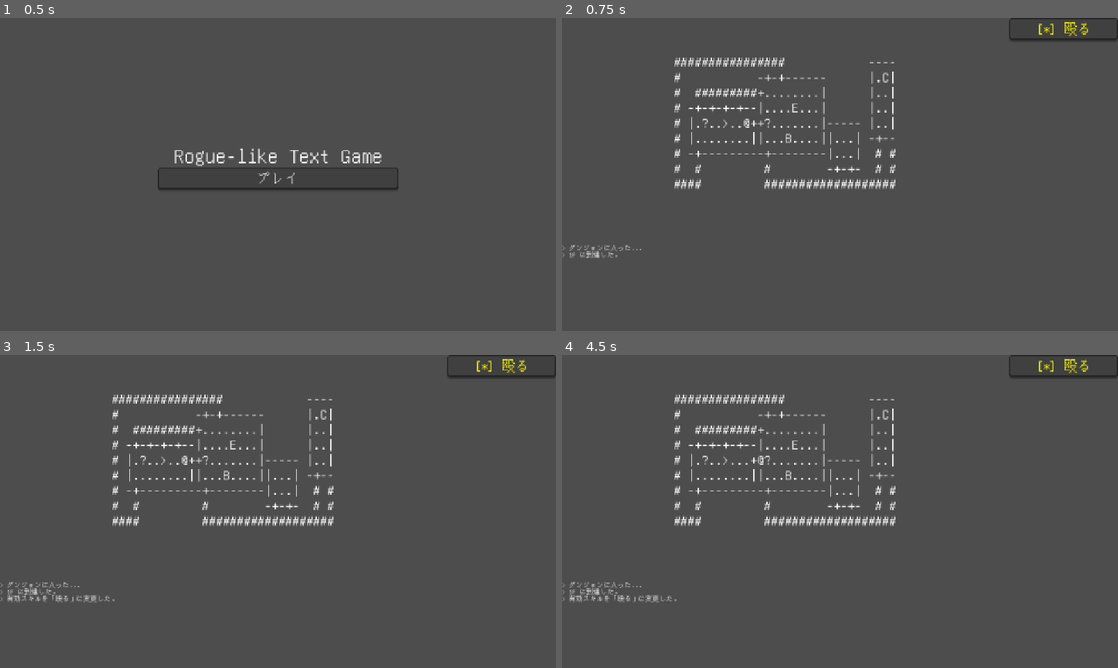
Above: before the commit, frames 1-4 (two rows, left to right).
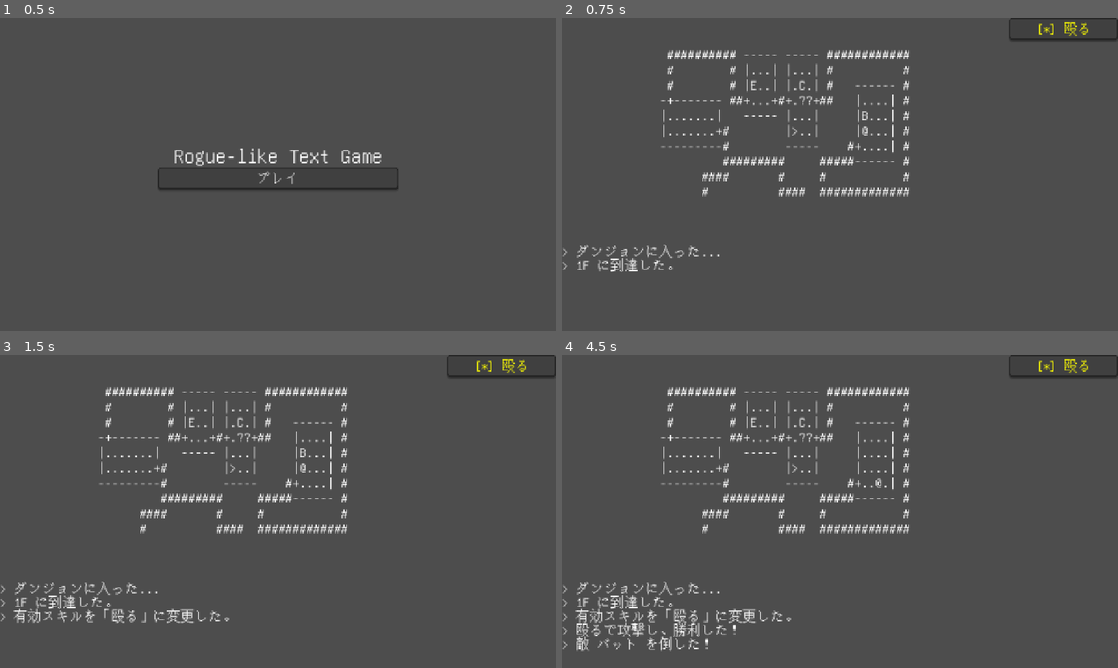
Above: after the commit, the same moments.

Repository: horaguchi/kumopaku
Game: Godot game, scene res://title.tscn
Same seed, same stepped clock (60 frames per second), same inputs: the game is played once before the commit and once after it.
Inputs:
- Up to frame 1 (0.5 s): no input
- Up to frame 2 (0.75 s): click "プレイ" at 0.5 s
- Up to frame 3 (1.5 s): click "[*] 殴る" at 1.25 s
- Up to frame 4 (4.5 s): tap Enter at 2, 3.5 s; hold Right 2.03-2.78 s; tap Space at 2.75, 4.25 s; hold Down 2.78-3.53 s; hold Right 3.53-4.28 s; hold Up from 4.28 s (still down)

Frame 1 is identical in both runs. In frame 2, 5.0% of the frame differs, in the area x 0-63%, y 10-82%; in frame 3, 5.7%; in frame 4, 6.4%, in the area x 0-63%, y 10-95%.

Commit message:
モンスター名をつけて修正

Diff:
--- a/dungeon_generator.gd
+++ b/dungeon_generator.gd
@@ -1,32 +1,44 @@
 class_name DungeonGenerator
 extends RefCounted
 
-const WIDTH = 32
-const HEIGHT = 9
-
 static func generate(floor_num: int) -> Dictionary:
-	var map := []
-	for i in range(HEIGHT):
-		var line := []
-		for j in range(WIDTH):
-			line.append(" ")
-		map.append(line)
+	var result = {}
+	while result.is_empty():
+		result = _try_generate(floor_num)
+	return result
+
+static func _try_generate(floor_num: int) -> Dictionary:
+	# 階層に応じたパラメータ設定
+	# 階が進むにつれ、マップサイズ、部屋数、部屋のサイズが増加していく
+	var width = 36 + (floor_num - 1) * 6
+	var height = 10 + (floor_num - 1)
 
 	var straightness := 0.75
 	var sparseness := 0.90
 	var add_loops := 0.50
-	var room_count := 5
+
+	var room_count = 4 + (floor_num - 1)
 	var room_width_min := 4
-	var room_width_max := 10
+	var room_width_max := 9
 	var room_height_min := 3
-	var room_height_max := 8
-
-	_maze(map, WIDTH, HEIGHT, straightness, sparseness, add_loops)
-	_put_rooms(map, WIDTH, HEIGHT, room_count, [room_width_min, room_width_max], [room_height_min, room_height_max])
+	var room_height_max := 7
+
+	var map := []
+	for i in range(height):
+		var line := []
+		for j in range(width):
+			line.append(" ")
+		map.append(line)
+
+	_maze(map, width, height, straightness, sparseness, add_loops)
+	_put_rooms(map, width, height, room_count, [room_width_min, room_width_max], [room_height_min, room_height_max])
+
+	if not _is_fully_connected(map, width, height):
+		return {}
 
 	var carved_cells := []
-	for y in range(HEIGHT):
-		for x in range(WIDTH):
+	for y in range(height):
+		for x in range(width):
 			var c = map[y][x]
 			if c == ".":
 				# アイテムやエンティティを配置可能な場所（床のみ）
@@ -348,3 +360,39 @@
 		wei[y][x - 1] += 8 * sign_val
 	if x != 0 and y != 0:
 		wei[y - 1][x - 1] += 16 * sign_val
+
+static func _is_fully_connected(map: Array, width: int, height: int) -> bool:
+	var walkable_count = 0
+	var start_pos := Vector2(-1, -1)
+
+	for y in range(height):
+		for x in range(width):
+			var c = map[y][x]
+			if c == "." or c == "#" or c == "+":
+				walkable_count += 1
+				if start_pos.x == -1:
+					start_pos = Vector2(x, y)
+
+	if walkable_count == 0:
+		return true
+
+	var visited := {}
+	var queue := [start_pos]
+	visited[start_pos] = true
+	var connected_count = 0
+
+	while queue.size() > 0:
+		var curr = queue.pop_front()
+		connected_count += 1
+
+		var dirs = [Vector2.UP, Vector2.DOWN, Vector2.LEFT, Vector2.RIGHT]
+		for d in dirs:
+			var nx = int(curr.x + d.x)
+			var ny = int(curr.y + d.y)
+			if nx >= 0 and nx < width and ny >= 0 and ny < height:
+				var c = map[ny][nx]
+				if (c == "." or c == "#" or c == "+") and not visited.has(Vector2(nx, ny)):
+					visited[Vector2(nx, ny)] = true
+					queue.append(Vector2(nx, ny))
+
+	return connected_count == walkable_count
--- a/enemy_data.gd
+++ b/enemy_data.gd
@@ -2,30 +2,30 @@
 extends RefCounted
 
 const ENEMIES = {
-    "A": { "level": 1, "min_floor": 1, "max_floor": 2, "agro_range": 3, "skill": "噛みつき" },
-    "B": { "level": 1, "min_floor": 1, "max_floor": 2, "agro_range": 3, "skill": "噛みつき" },
-    "C": { "level": 1, "min_floor": 1, "max_floor": 2, "agro_range": 3, "skill": "体当たり" },
-    "D": { "level": 1, "min_floor": 1, "max_floor": 2, "agro_range": 3, "skill": "ひっかき" },
-    "E": { "level": 1, "min_floor": 1, "max_floor": 2, "agro_range": 3, "skill": "ひっかき" },
-    "F": { "level": 2, "min_floor": 2, "max_floor": 3, "agro_range": 4, "skill": "ひっかき" },
-    "G": { "level": 2, "min_floor": 2, "max_floor": 3, "agro_range": 4, "skill": "噛みつき" },
-    "H": { "level": 2, "min_floor": 2, "max_floor": 3, "agro_range": 4, "skill": "毒液" },
-    "I": { "level": 2, "min_floor": 2, "max_floor": 3, "agro_range": 4, "skill": "噛みつき" },
-    "J": { "level": 2, "min_floor": 2, "max_floor": 3, "agro_range": 4, "skill": "毒液" },
-    "K": { "level": 3, "min_floor": 3, "max_floor": 4, "agro_range": 5, "skill": "飛びかかり" },
-    "L": { "level": 3, "min_floor": 3, "max_floor": 4, "agro_range": 5, "skill": "噛みつき" },
-    "M": { "level": 3, "min_floor": 3, "max_floor": 4, "agro_range": 5, "skill": "噛みつき" },
-    "N": { "level": 3, "min_floor": 3, "max_floor": 4, "agro_range": 5, "skill": "噛みつき" },
-    "O": { "level": 3, "min_floor": 3, "max_floor": 4, "agro_range": 5, "skill": "ひっかき" },
-    "P": { "level": 4, "min_floor": 4, "max_floor": 5, "agro_range": 6, "skill": "ひっかき" },
-    "Q": { "level": 4, "min_floor": 4, "max_floor": 5, "agro_range": 6, "skill": "毒液" },
-    "R": { "level": 4, "min_floor": 4, "max_floor": 5, "agro_range": 6, "skill": "毒液" },
-    "S": { "level": 4, "min_floor": 4, "max_floor": 5, "agro_range": 6, "skill": "噛みつき" },
-    "T": { "level": 4, "min_floor": 4, "max_floor": 5, "agro_range": 6, "skill": "毒液" },
-    "U": { "level": 5, "min_floor": 5, "max_floor": 5, "agro_range": 7, "skill": "ひっかき" },
-    "V": { "level": 5, "min_floor": 5, "max_floor": 5, "agro_range": 7, "skill": "毒液" },
-    "W": { "level": 5, "min_floor": 5, "max_floor": 5, "agro_range": 7, "skill": "飛びかかり" },
-    "X": { "level": 5, "min_floor": 5, "max_floor": 5, "agro_range": 7, "skill": "ひっかき" },
-    "Y": { "level": 5, "min_floor": 5, "max_floor": 5, "agro_range": 7, "skill": "飛びかかり" },
-    "Z": { "level": 5, "min_floor": 5, "max_floor": 5, "agro_range": 7, "skill": "毒液" },
+    "A": {"name": "アント", "level": 1, "min_floor": 1, "max_floor": 2, "agro_range": 3, "skill": "噛みつき"},
+    "B": {"name": "バット", "level": 1, "min_floor": 1, "max_floor": 2, "agro_range": 3, "skill": "噛みつき"},
+    "C": {"name": "コブラ", "level": 1, "min_floor": 1, "max_floor": 2, "agro_range": 3, "skill": "体当たり"},
+    "D": {"name": "ドラゴン", "level": 1, "min_floor": 1, "max_floor": 2, "agro_range": 3, "skill": "ひっかき"},
+    "E": {"name": "エント", "level": 1, "min_floor": 1, "max_floor": 2, "agro_range": 3, "skill": "ひっかき"},
+    "F": {"name": "フライ", "level": 2, "min_floor": 2, "max_floor": 3, "agro_range": 4, "skill": "ひっかき"},
+    "G": {"name": "ゴブリン", "level": 2, "min_floor": 2, "max_floor": 3, "agro_range": 4, "skill": "噛みつき"},
+    "H": {"name": "ハーピー", "level": 2, "min_floor": 2, "max_floor": 3, "agro_range": 4, "skill": "毒液"},
+    "I": {"name": "インプ", "level": 2, "min_floor": 2, "max_floor": 3, "agro_range": 4, "skill": "噛みつき"},
+    "J": {"name": "ジェリー", "level": 2, "min_floor": 2, "max_floor": 3, "agro_range": 4, "skill": "毒液"},
+    "K": {"name": "コボルド", "level": 3, "min_floor": 3, "max_floor": 4, "agro_range": 5, "skill": "飛びかかり"},
+    "L": {"name": "リザード", "level": 3, "min_floor": 3, "max_floor": 4, "agro_range": 5, "skill": "噛みつき"},
+    "M": {"name": "マミー", "level": 3, "min_floor": 3, "max_floor": 4, "agro_range": 5, "skill": "噛みつき"},
+    "N": {"name": "ナーガ", "level": 3, "min_floor": 3, "max_floor": 4, "agro_range": 5, "skill": "噛みつき"},
+    "O": {"name": "オーク", "level": 3, "min_floor": 3, "max_floor": 4, "agro_range": 5, "skill": "ひっかき"},
+    "P": {"name": "ピクシー", "level": 4, "min_floor": 4, "max_floor": 5, "agro_range": 6, "skill": "ひっかき"},
+    "Q": {"name": "クアール", "level": 4, "min_floor": 4, "max_floor": 5, "agro_range": 6, "skill": "毒液"},
+    "R": {"name": "ラット", "level": 4, "min_floor": 4, "max_floor": 5, "agro_range": 6, "skill": "毒液"},
+    "S": {"name": "スライム", "level": 4, "min_floor": 4, "max_floor": 5, "agro_range": 6, "skill": "噛みつき"},
+    "T": {"name": "トロル", "level": 4, "min_floor": 4, "max_floor": 5, "agro_range": 6, "skill": "毒液"},
+    "U": {"name": "アンデッド", "level": 5, "min_floor": 5, "max_floor": 5, "agro_range": 7, "skill": "ひっかき"},
+    "V": {"name": "ヴァンパイア", "level": 5, "min_floor": 5, "max_floor": 5, "agro_range": 7, "skill": "毒液"},
+    "W": {"name": "ウルフ", "level": 5, "min_floor": 5, "max_floor": 5, "agro_range": 7, "skill": "飛びかかり"},
+    "X": {"name": "ザルティス", "level": 5, "min_floor": 5, "max_floor": 5, "agro_range": 7, "skill": "ひっかき"},
+    "Y": {"name": "イエティ", "level": 5, "min_floor": 5, "max_floor": 5, "agro_range": 7, "skill": "飛びかかり"},
+    "Z": {"name": "ゾンビ", "level": 5, "min_floor": 5, "max_floor": 5, "agro_range": 7, "skill": "毒液"},
 }
--- a/main.gd
+++ b/main.gd
@@ -82,9 +82,11 @@
 	grid[player_pos.y][player_pos.x] = "@"
 
 	var map_str = ""
-	for y in range(DungeonGeneratorData.HEIGHT):
+	var max_y = grid.size()
+	var max_x = grid[0].size()
+	for y in range(max_y):
 		var row_str = ""
-		for x in range(DungeonGeneratorData.WIDTH):
+		for x in range(max_x):
 			row_str += str(grid[y][x])
 		map_str += row_str + "\n"
 
@@ -106,6 +108,10 @@
 		skill_buttons[3].visible = true
 		skill_buttons[3].text = "[NEW] " + temp_new_skill
 		skill_buttons[3].add_theme_color_override("font_color", Color.GREEN)
+	elif not map_data.is_empty() and map_data.has("stairs_pos") and player_pos == map_data.stairs_pos:
+		skill_buttons[3].visible = true
+		skill_buttons[3].text = "下に降りる"
+		skill_buttons[3].add_theme_color_override("font_color", Color.CYAN)
 
 func _on_skill_button_pressed(idx: int):
 	# ボタンのフォーカスを外さないとキー入力が吸われる
@@ -125,6 +131,16 @@
 			temp_new_skill = ""
 			_update_ui()
 			_process_enemies_turn()
+	elif player_pos == map_data.stairs_pos and idx == 3:
+		# 階段の上にいて「下に降りる」を押した
+		if current_floor == 5:
+			_log_message("全てのフロアを制覇した！ゲームクリア！！")
+			map_data.clear()
+			_update_ui()
+			_game_over()
+		else:
+			current_floor += 1
+			_load_floor()
 	else:
 		if idx < player_skills.size():
 			active_skill_index = idx
@@ -147,7 +163,11 @@
 func _move(dir: Vector2):
 	var next_pos = player_pos + dir
 
-	if next_pos.x < 0 or next_pos.x >= DungeonGeneratorData.WIDTH or next_pos.y < 0 or next_pos.y >= DungeonGeneratorData.HEIGHT:
+	if map_data.is_empty() or not map_data.has("grid"): return
+	var max_y = map_data.grid.size()
+	var max_x = map_data.grid[0].size()
+
+	if next_pos.x < 0 or next_pos.x >= max_x or next_pos.y < 0 or next_pos.y >= max_y:
 		return
 
 	var c = map_data.grid[next_pos.y][next_pos.x]
@@ -187,16 +207,8 @@
 			return
 
 	if player_pos == map_data.stairs_pos:
-		if current_floor == 5:
-			_log_message("全てのフロアを制覇した！ゲームクリア！！")
-			map_data.clear()
-			_update_ui()
-			_game_over()
-			return
-		else:
-			current_floor += 1
-			_load_floor()
-			return
+		_log_message("階段を見つけた。スキルエリアの「下に降りる」を押せば次の階に行ける。")
+		_update_ui() # スキルボタンを表示するためにUIを更新
 
 	_process_enemies_turn()
 
@@ -216,15 +228,18 @@
 			var dy = sign(player_pos.y - enemy.pos.y)
 			var n_pos = enemy.pos
 
+			var max_y = map_data.grid.size()
+			var max_x = map_data.grid[0].size()
+
 			if dx != 0:
 				var nx = enemy.pos.x + dx
-				if nx >= 0 and nx < DungeonGeneratorData.WIDTH:
+				if nx >= 0 and nx < max_x:
 					var cx = map_data.grid[enemy.pos.y][nx]
 					if cx == "#" or cx == "+" or cx == ".":
 						n_pos.x += dx
 			elif dy != 0:
 				var ny = enemy.pos.y + dy
-				if ny >= 0 and ny < DungeonGeneratorData.HEIGHT:
+				if ny >= 0 and ny < max_y:
 					var cy = map_data.grid[ny][enemy.pos.x]
 					if cy == "#" or cy == "+" or cy == ".":
 						n_pos.y += dy
@@ -233,7 +248,7 @@
 			enemy.pos = n_pos
 
 			if enemy.pos == player_pos:
-				_log_message("敵 " + e_char + " の " + enemy_data.skill + " 攻撃！")
+				_log_message("敵 " + enemy_data.name + " の " + enemy_data.skill + " 攻撃！")
 				var is_player_dead = _combat(i)
 				if is_player_dead:
 					return # 戦闘で死んだら終了
@@ -249,13 +264,14 @@
 func _combat(enemy_idx: int) -> bool:
 	var enemy = map_data.enemies[enemy_idx]
 	var e_char = enemy.char
+	var enemy_data = EnemyDataMap.ENEMIES[e_char]
 	var skill = player_skills[active_skill_index]
 	var result = ItemDataMap.COMBAT_RESULTS[skill][e_char]
 
 	_log_message(result.message)
 
 	if result.win:
-		_log_message("敵 " + e_char + " を倒した！")
+		_log_message("敵 " + enemy_data.name + " を倒した！")
 		# プレイヤーから発信された攻撃ならここで削除
 		if player_pos != enemy.pos:
 			map_data.enemies.remove_at(enemy_idx)
--- a/main.tscn
+++ b/main.tscn
@@ -33,6 +33,11 @@
 [node name="MessageLog" type="RichTextLabel" parent="HBoxContainer/LeftVBox" unique_id=982466060]
 custom_minimum_size = Vector2(0, 200)
 layout_mode = 2
+theme_override_font_sizes/normal_font_size = 32
+theme_override_font_sizes/bold_font_size = 32
+theme_override_font_sizes/bold_italics_font_size = 32
+theme_override_font_sizes/italics_font_size = 32
+theme_override_font_sizes/mono_font_size = 32
 scroll_following = true
 
 [node name="SkillContainer" type="VBoxContainer" parent="HBoxContainer" unique_id=1567773191]
